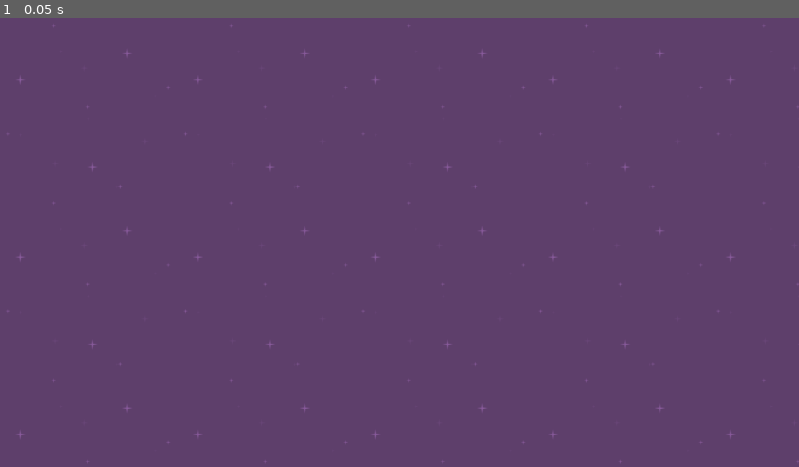
Above: before the commit, frame 1.
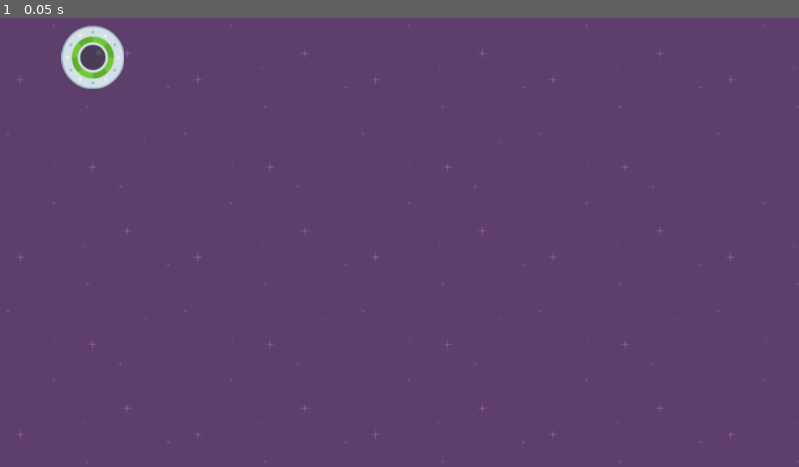
Above: after the commit, the same moment.

Repository: Caayu/SpeedySaucer
Game: Godot game, scene res://level_1.tscn
Two runs of this game, one before a commit and one after it. Both use one fixed random seed, a clock stepped at 60 frames per second and the inputs below.
Inputs:
- Up to frame 1 (0.05 s): no input

The runs differ from the first frame. In frame 1, 0.8% of the frame differs, in the area x 7-16%, y 1-16%.

Commit message:
add player

Diff:
--- a/level_1.tscn
+++ b/level_1.tscn
@@ -1,6 +1,7 @@
-[gd_scene load_steps=2 format=3 uid="uid://ddpbcs4rlg02i"]
+[gd_scene load_steps=3 format=3 uid="uid://ddpbcs4rlg02i"]
 
 [ext_resource type="Texture2D" uid="uid://ct6ydoaelwvej" path="res://assets/purple.png" id="1_yn0je"]
+[ext_resource type="PackedScene" uid="uid://8u7l0e4jtpws" path="res://player.tscn" id="2_rkqty"]
 
 [node name="Level1" type="Node2D"]
 
@@ -9,3 +10,6 @@
 offset_bottom = 648.0
 texture = ExtResource("1_yn0je")
 stretch_mode = 1
+
+[node name="Player" parent="." instance=ExtResource("2_rkqty")]
+position = Vector2(134, 57)
--- /dev/null
+++ b/player.tscn
@@ -0,0 +1,9 @@
+[gd_scene load_steps=2 format=3 uid="uid://8u7l0e4jtpws"]
+
+[ext_resource type="Texture2D" uid="uid://dddfmpsppr2jb" path="res://assets/ufoGreen.png" id="1_ss6nc"]
+
+[node name="Player" type="RigidBody2D"]
+gravity_scale = 0.0
+
+[node name="Sprite2D" type="Sprite2D" parent="."]
+texture = ExtResource("1_ss6nc")
